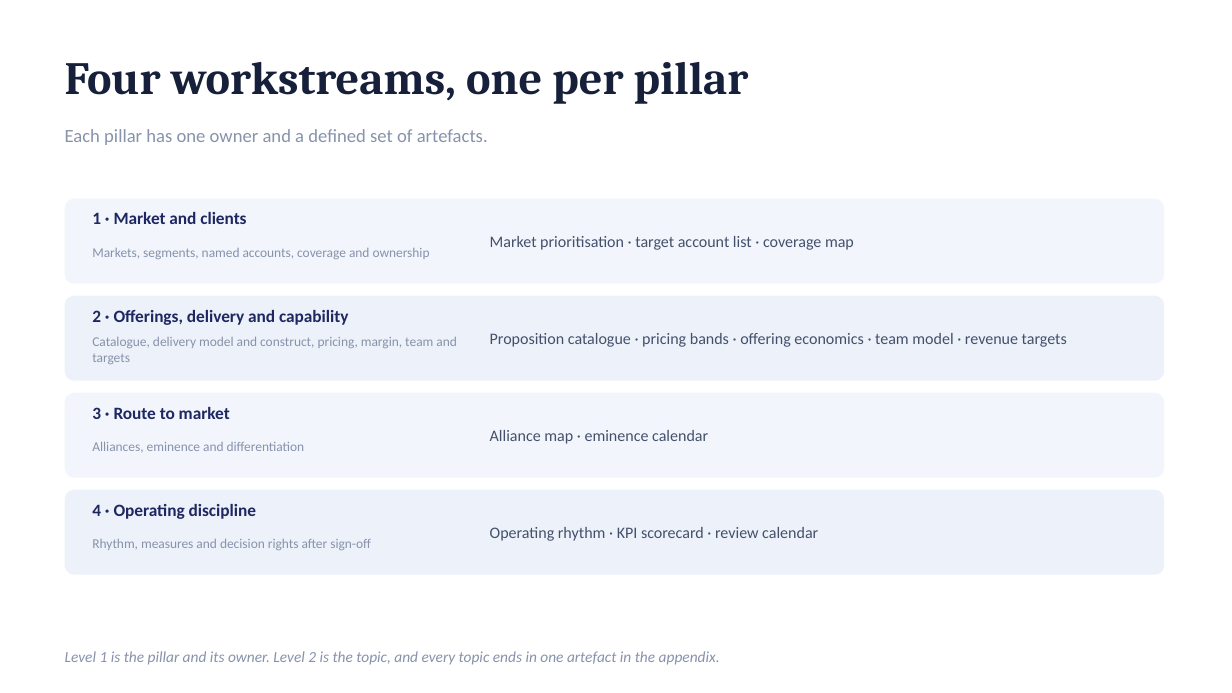
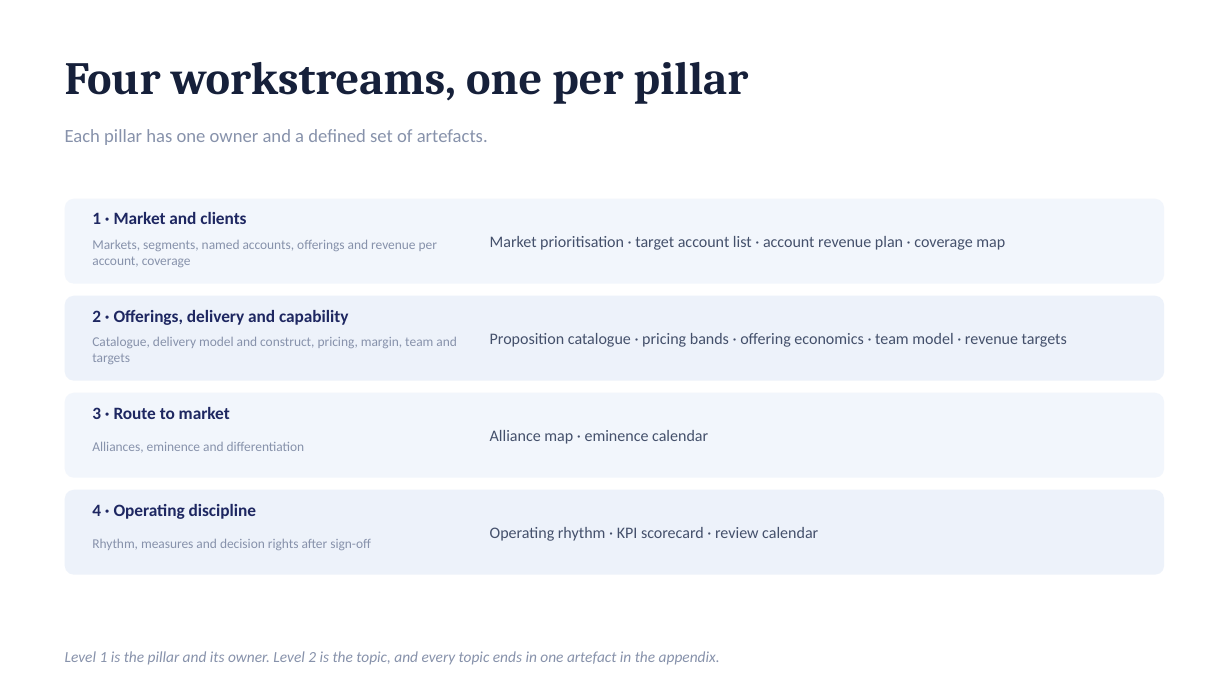
Before and after one commit to dhajjar-cyber/bae, a slide deck: slide 7 of FSI strategy/EAIND-FSI-Strategy-Development-Plan.pptx. Drawn at 1232x693 pixels with LibreOffice and Linux fonts; fonts in the diff are those of the drawing. Boxes give left, top, right and bottom in pixels: in the first picture for what was removed or moved away, otherwise in the second. Text is boxed around its words. In the diff, an @@ line names an element or a change of style, - is before the commit and + after.

```diff
--- a/FSI strategy/EAIND-FSI-Strategy-Development-Plan.pptx
+++ b/FSI strategy/EAIND-FSI-Strategy-Development-Plan.pptx
@@ text at (490, 236, 1005, 250): text changed @@
-Market prioritisation · target account list · coverage map
+Market prioritisation · target account list · account revenue plan · coverage map
@@ text at (92, 240, 437, 267): text changed @@
-Markets, segments, named accounts, coverage and ownership
+Markets, segments, named accounts, offerings and revenue per account, coverage
```
Also in this commit, not shown: 7 other slides changed, 1 slide added, 2 other files.
